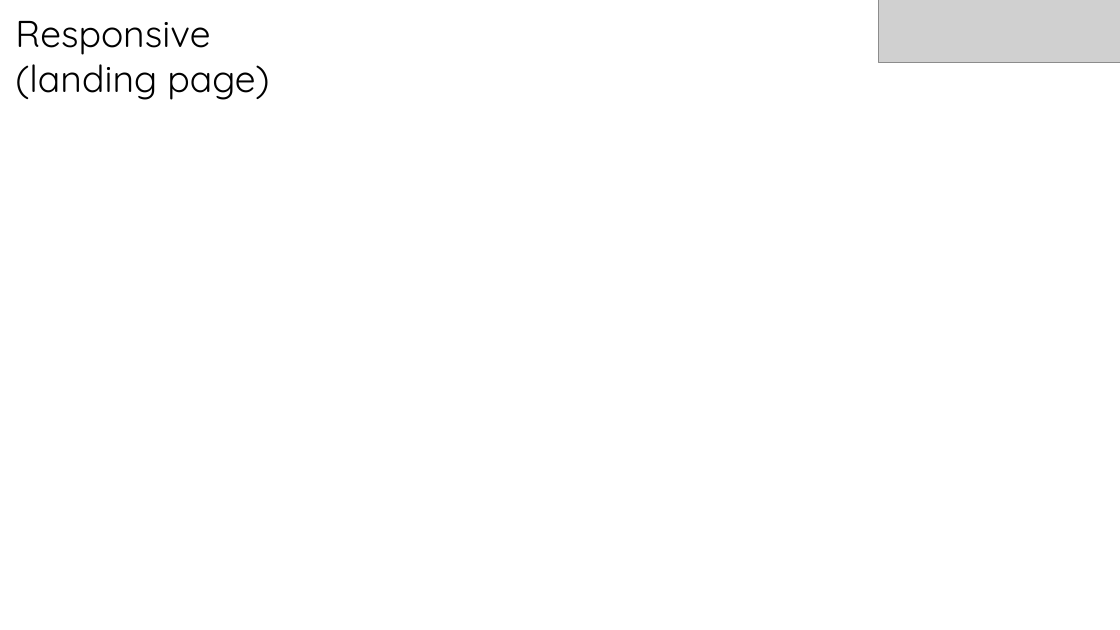
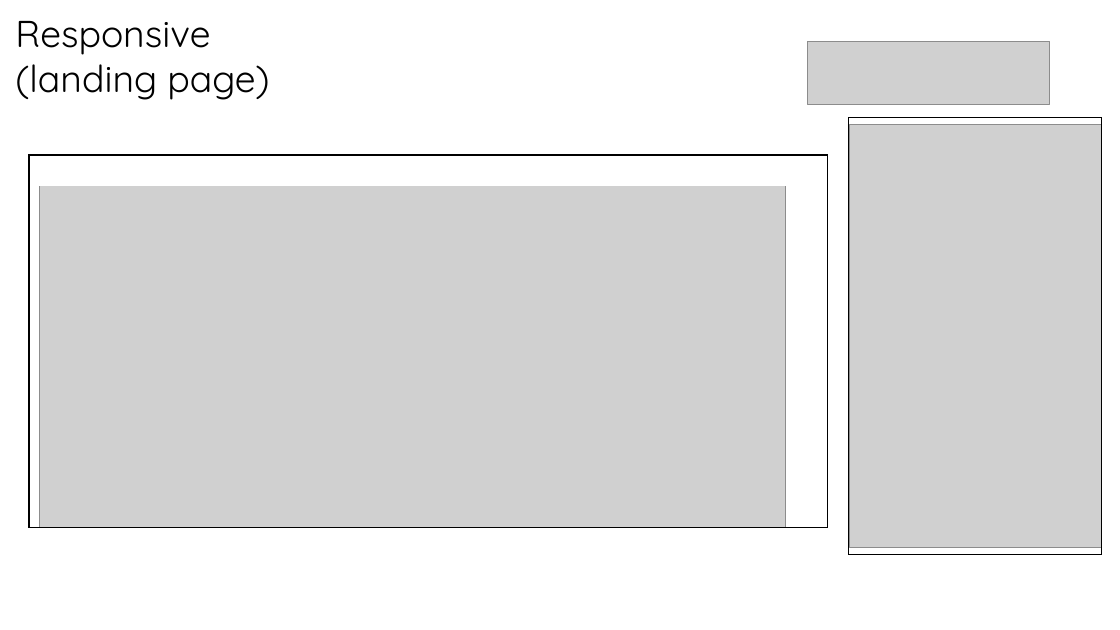
Before and after one commit to Nicolasmaes/unseen, a slide deck: slide 11 of dossier de conception.pptx (slide 10 before the commit). Drawn at 1120x630 pixels with LibreOffice and Linux fonts; fonts in the diff are those of the drawing; grey boxes stand for pictures. Boxes give left, top, right and bottom in pixels: in the first picture for what was removed or moved away, otherwise in the second. Text is boxed around its words. In the diff, an @@ line names an element or a change of style, - is before the commit and + after.

```diff
--- a/dossier de conception.pptx
+++ b/dossier de conception.pptx
@@ picture removed at box(879, 0, 1120, 63) @@
@@ picture added at box(807, 41, 1050, 104) @@
@@ rectangle added at box(849, 118, 1102, 555), outline #000000 1 pt @@
@@ rectangle added at box(18, 124, 818, 186), fill #FFFFFF, outline #FFFFFF 1 pt @@
@@ picture added at box(39, 129, 786, 548) @@
@@ picture added at box(850, 124, 1102, 549) @@
@@ rectangle added at box(29, 155, 828, 528), outline #000000 1 pt @@
@@ rectangle added at box(18, 528, 818, 589), fill #FFFFFF, outline #FFFFFF 1 pt @@
```
Also in this commit, not shown: 12 other slides changed, 2 slides added, 1 slide removed, 42 other files.
